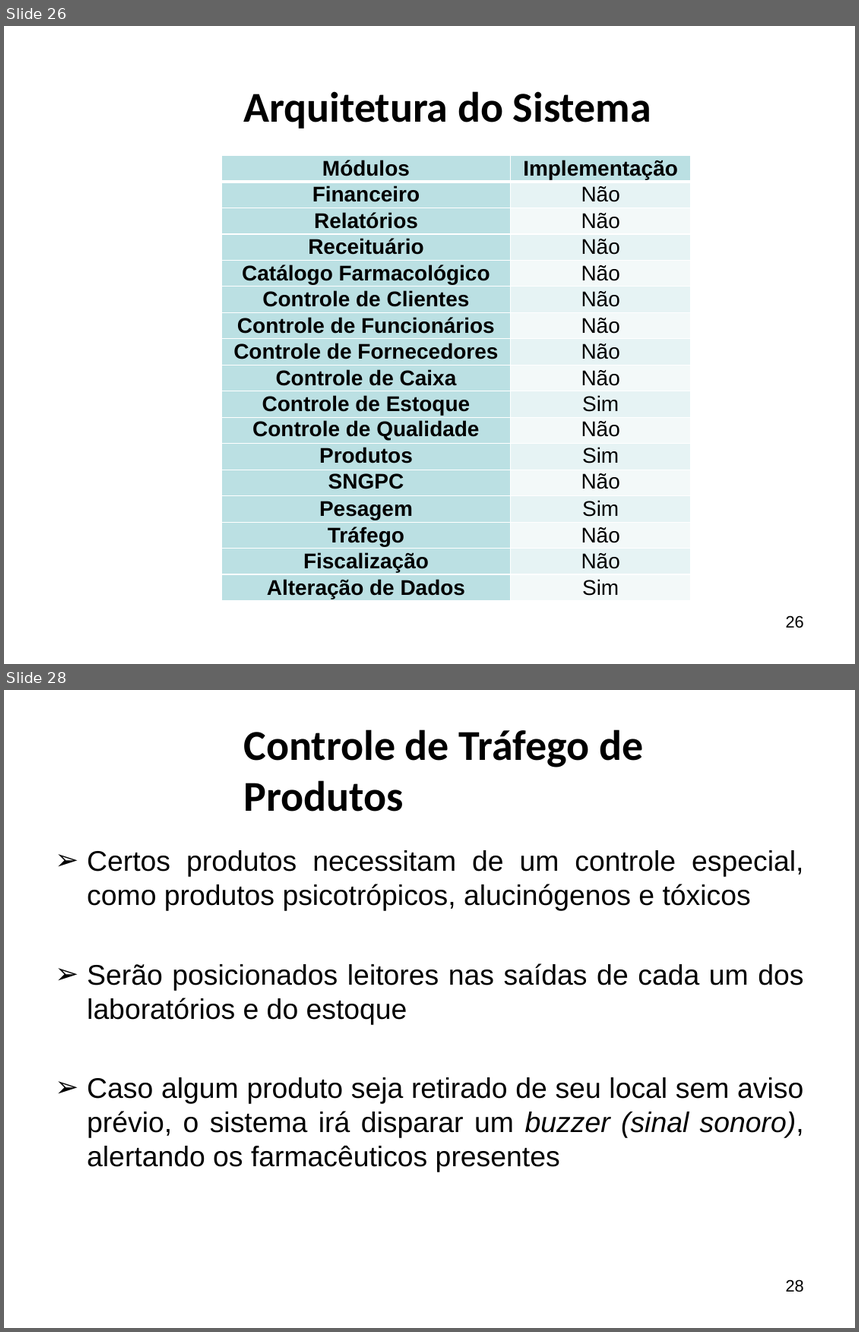
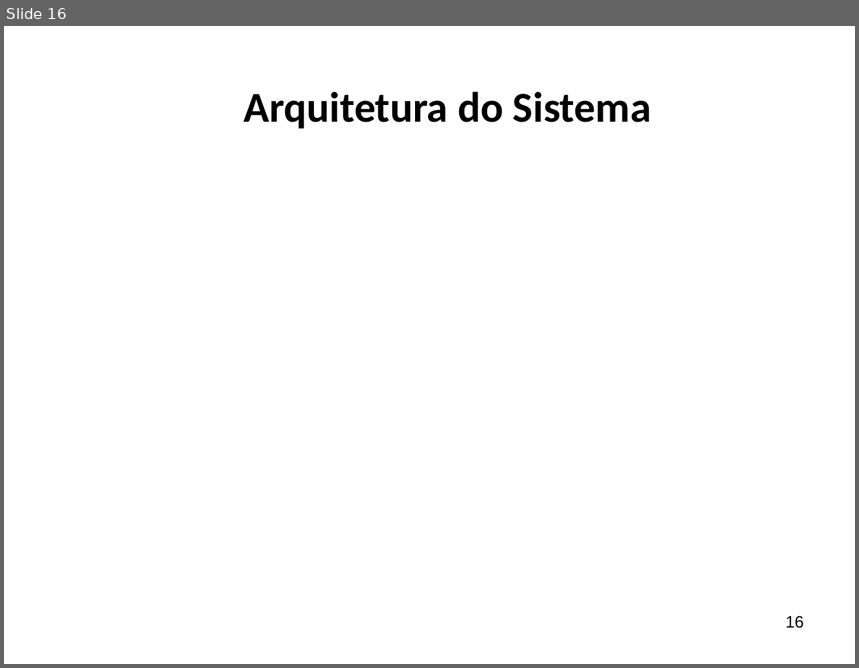
Before and after one commit to ricardopetrere/TCC_FTT, a slide deck: documentos/Apresentação Banca.pptx. Shown one above the other, each under a label of ours: slides 26 and 28 before the commit, slide 16 after it; the slides between them are not shown. The pictures are 859x1332 and 859x668 pixels, drawn with LibreOffice and Linux fonts; fonts in the diff are those of the drawing; background and template pictures are left out. Boxes give left, top, right and bottom in pixels: in the first picture for what was removed or moved away, otherwise in the second. Text is boxed around its words. In the diff, an @@ line names an element or a change of style, - is before the commit and + after.

```diff
--- a/documentos/Apresentação Banca.pptx
+++ b/documentos/Apresentação Banca.pptx
@@ slide 28 removed at (4, 690, 855, 1328), background picture (left out) @@
@@ title removed at (243, 730, 643, 812) @@
-Controle de Tráfego de Produtos
@@ text removed at (87, 850, 804, 1172) @@
-➢ Certos produtos necessitam de um controle especial, como produtos psicotrópicos, alucinógenos e tóxicos
-➢ Serão posicionados leitores nas saídas de cada um dos laboratórios e do estoque
-➢ Caso algum produto seja retirado de seu local sem aviso prévio, o sistema irá disparar um buzzer (sinal sonoro), alertando os farmacêuticos presentes
@@ page number removed at (786, 1280, 804, 1293) @@
-28
@@ what was slide 26 is now slide 16 @@
@@ slide 16 changed as well @@
@@ table removed at (222, 155, 691, 602), 17 rows, 2 columns @@
-Módulos | Implementação
-Financeiro | Não
-Relatórios | Não
-Receituário | Não
-Catálogo Farmacológico | Não
-Controle de Clientes | Não
-Controle de Funcionários | Não
-Controle de Fornecedores | Não
-Controle de Caixa | Não
-Controle de Estoque | Sim
-Controle de Qualidade | Não
-Produtos | Sim
-SNGPC | Não
-Pesagem | Sim
-Tráfego | Não
-Fiscalização | Não
-Alteração de Dados | Sim
@@ page number at (786, 617, 804, 629): text changed @@
-26
+16
```
Also in this commit, not shown: 6 other slides changed, 10 slides added, 22 other slides removed.
